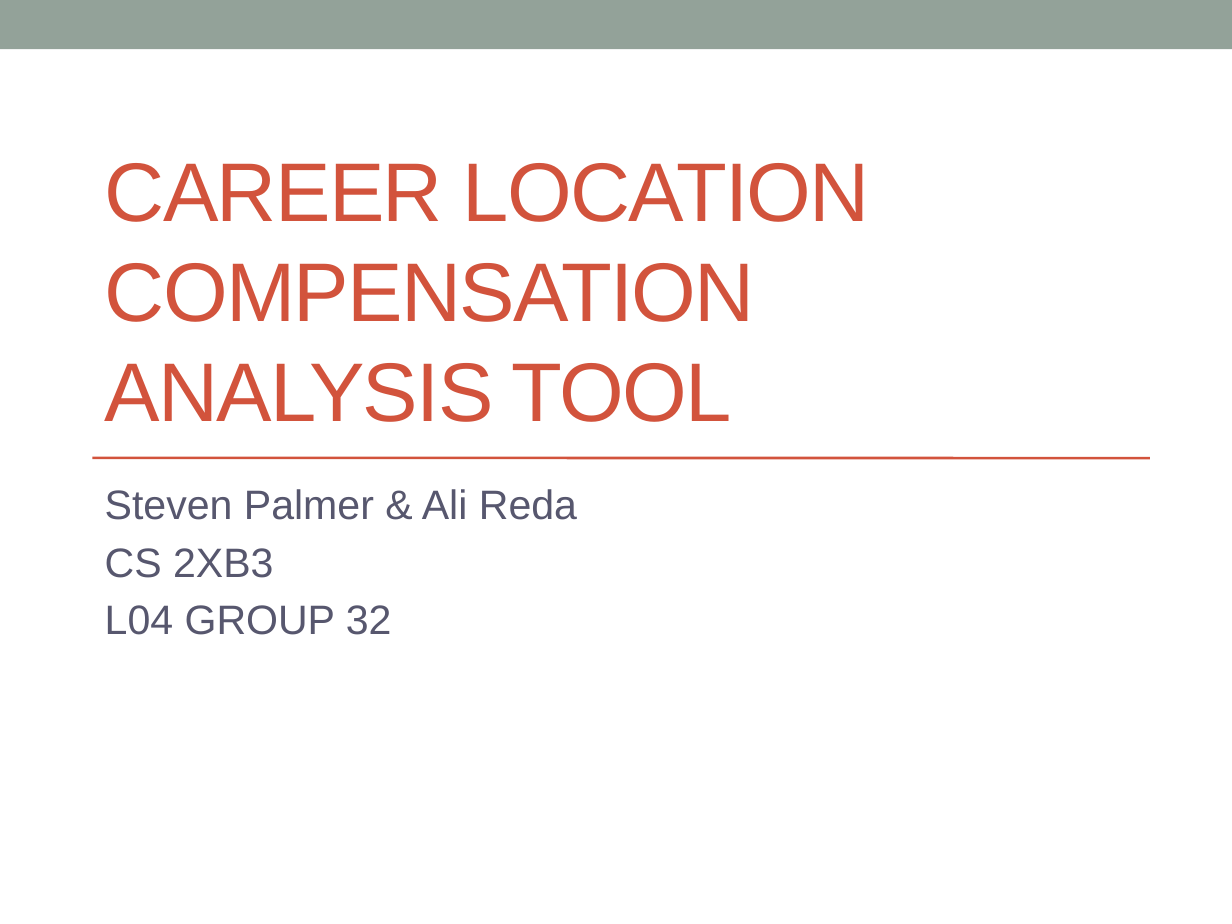
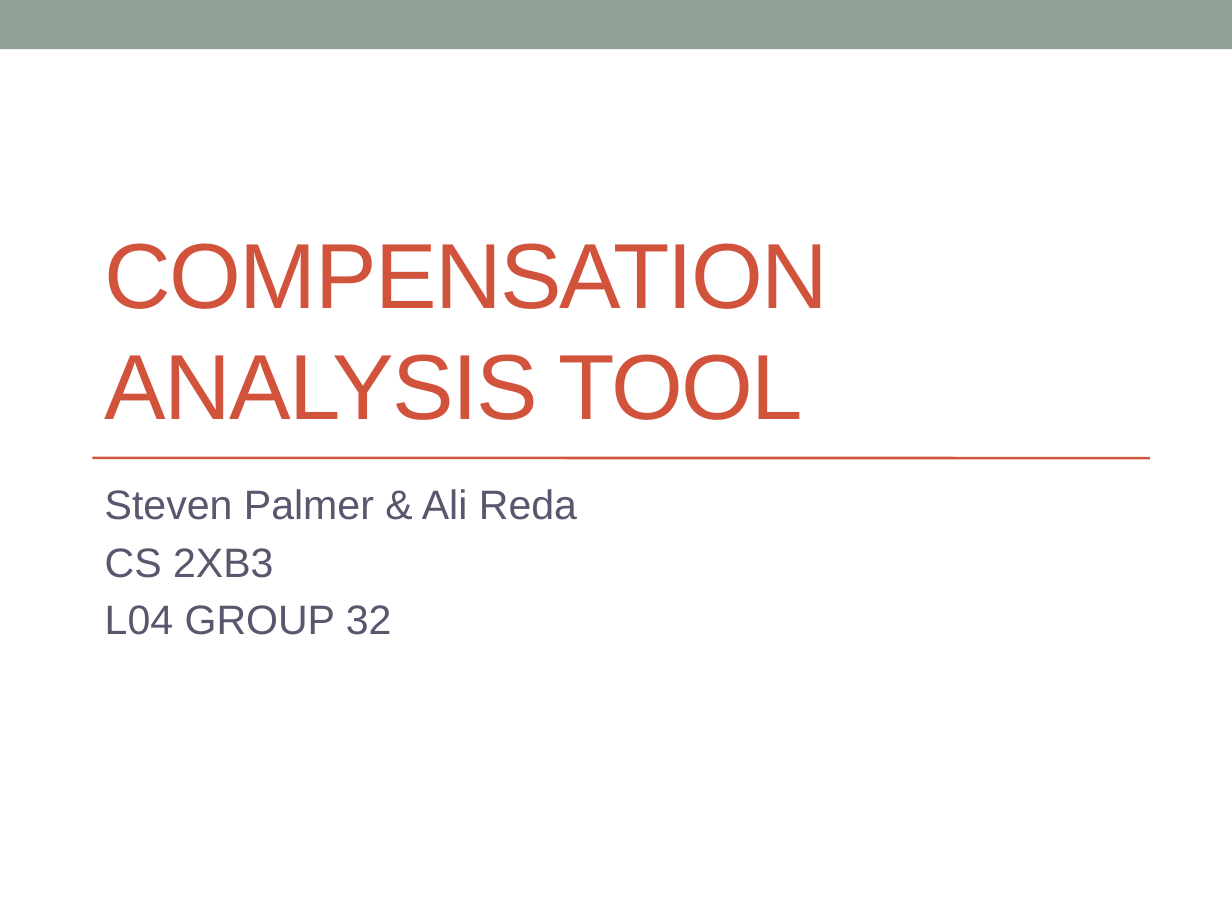
Before and after one commit to palmerst/AnalysisTool, a slide deck: slide 1 of Group32_ProjectPresentation.pptx. Drawn at 1232x924 pixels with LibreOffice and Linux fonts; fonts in the diff are those of the drawing. Boxes give left, top, right and bottom in pixels: in the first picture for what was removed or moved away, otherwise in the second. Text is boxed around its words. In the diff, an @@ line names an element or a change of style, - is before the commit and + after.

```diff
--- a/Group32_ProjectPresentation.pptx
+++ b/Group32_ProjectPresentation.pptx
@@ title at (x1=105, y1=243, x2=829, y2=420): text changed; size 48.6 to 54 pt @@
-CAREER LOCATION COMPENSATION ANALYSIS TOOL
+COMPENSATION ANALYSIS TOOL
```
Also in this commit, not shown: 3 other slides changed, 2 slides added, 1 other file.
